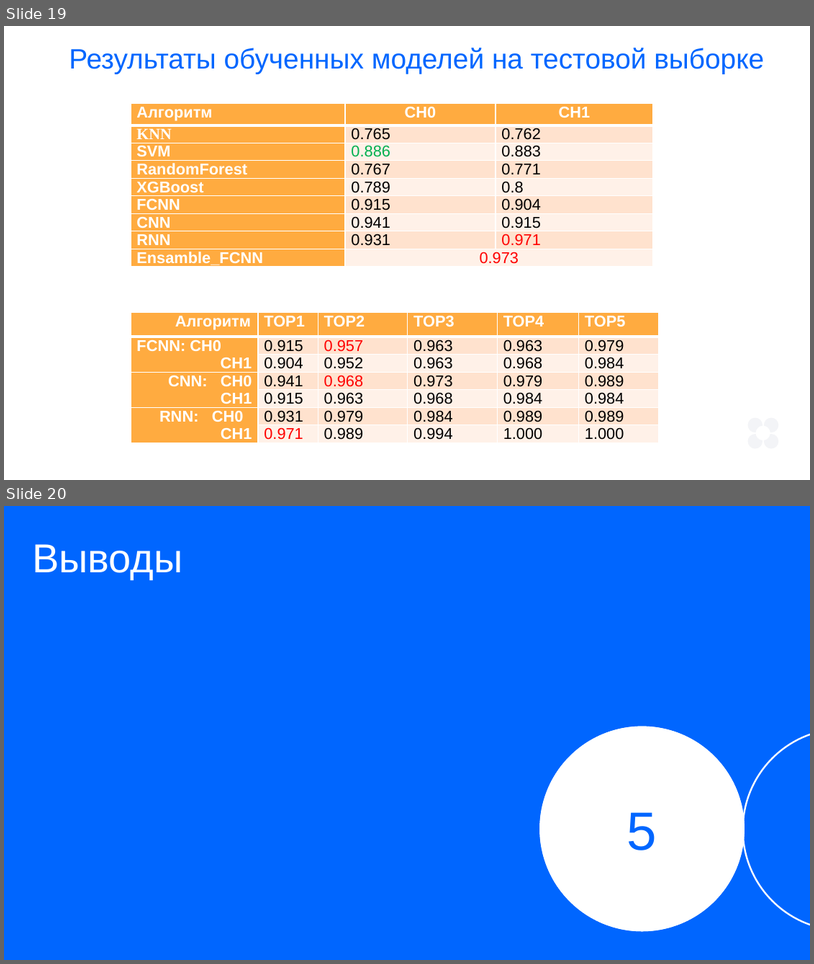
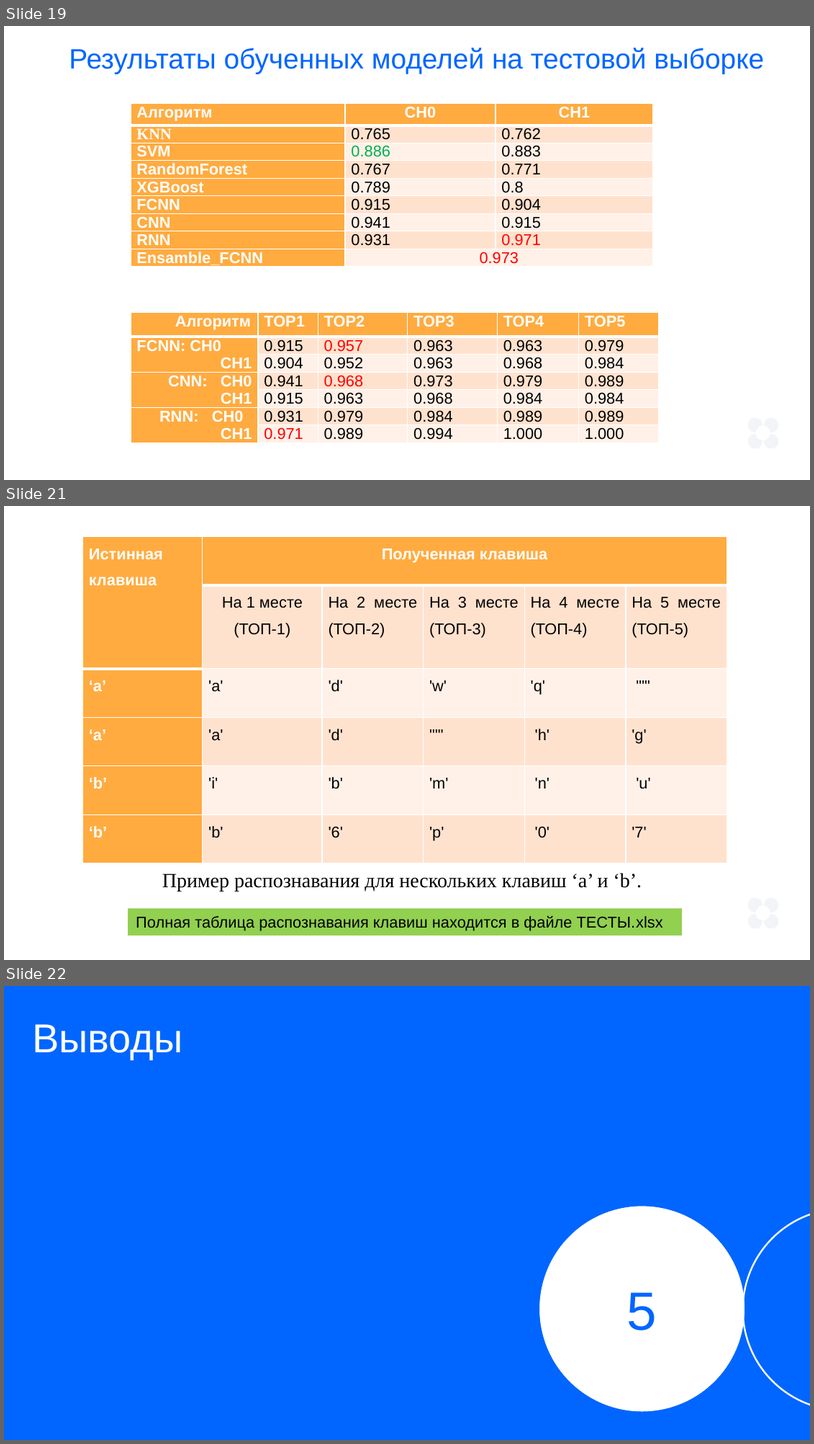
Before and after one commit to ALEXTOL73/Education, a slide deck: Дипломная работа.pptx. Shown one above the other, each under a label of ours: slides 19 and 20 before the commit, slides 19, 21 and 22 after it; the slides between them are not shown. The pictures are 814x964 and 814x1444 pixels, drawn with LibreOffice and Linux fonts; fonts in the diff are those of the drawing. Boxes give left, top, right and bottom in pixels: in the first picture for what was removed or moved away, otherwise in the second. Text is boxed around its words. In the diff, an @@ line names an element or a change of style, - is before the commit and + after.

```diff
--- a/Дипломная работа.pptx
+++ b/Дипломная работа.pptx
@@ slide 21 added at [4, 506, 810, 960], background #FFFFFF; not listed: 4 template elements that a slide beside it also shows @@
@@ table added at [83, 537, 729, 863], 6 rows, 6 columns @@
+Истинная / клавиша | Полученная клавиша |  |  |  | 
+ | На 1 месте (ТОП-1) | На 2 месте (ТОП-2) | На 3 месте (ТОП-3) | На 4 месте (ТОП-4) | На 5 месте (ТОП-5)
+‘a’ | 'a' | 'd' | 'w' | 'q' | "'"
+‘a’ | 'a' | 'd' | "'" | 'h' | 'g'
+‘b’ | 'i' | 'b' | 'm' | 'n' | 'u'
+‘b’ | 'b' | '6' | 'p' | '0' | '7'
@@ text added at [162, 872, 643, 891], 18 pt, text #000000 @@
+Пример распознавания для нескольких клавиш ‘a’ и ‘b’.
@@ rectangle added at [128, 908, 682, 935], fill #92D050, 14 pt, text #000000 @@
+Полная таблица распознавания клавиш находится в файле ТЕСТЫ.xlsx
@@ what was slide 20 is now slide 22 @@
```
Also in this commit, not shown: 1 other slide added, 3 other files.
